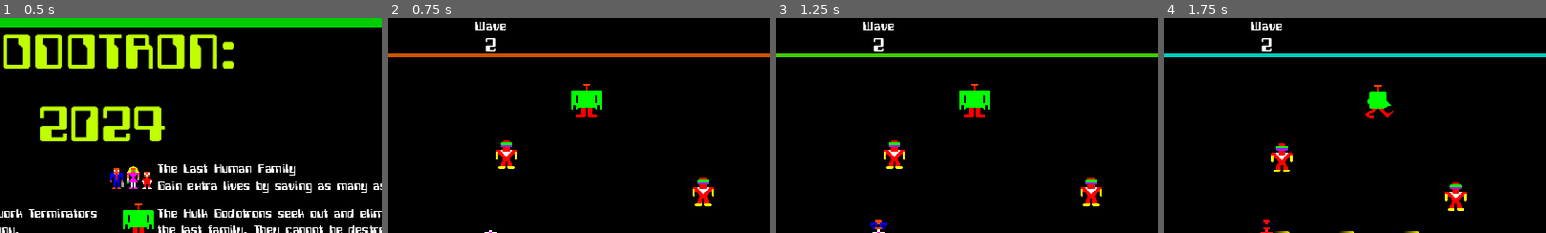
Above: before the commit, frames 1-4 (left to right).
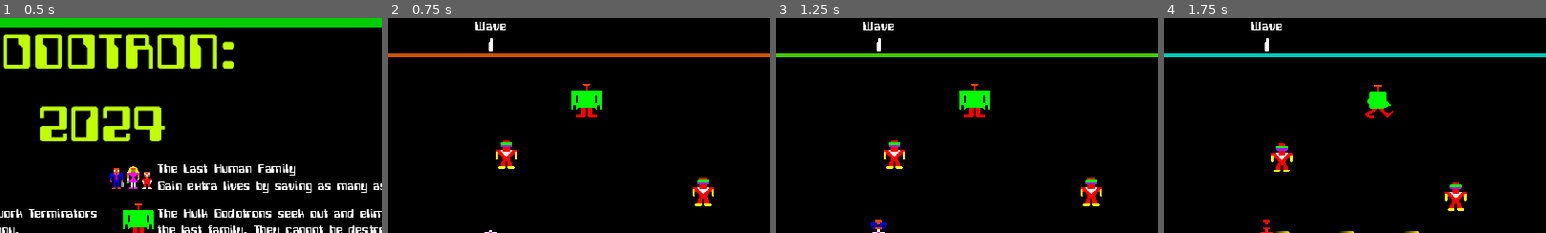
Above: after the commit, the same moments.

Repository: MonkeyCrime/Godotron
Game: Godot game, scene res://scenes/main_menu/main_menu.tscn
Two runs of this game, one before a commit and one after it. Both use one fixed random seed, a clock stepped at 60 frames per second and the inputs below.
Inputs:
- Up to frame 1 (0.5 s): no input
- Up to frame 2 (0.75 s): click "Start" at 0.5 s
- Up to frame 3 (1.25 s): no input
- Up to frame 4 (1.75 s): tap Enter at 1.25 s; hold Right (fire_right) from 1.28 s (still down)
The pictures show only the part of the screen within x 36-86%, y 0-50%; the shares and areas given below are measured in that part.

Frame 1 is identical in both runs. In frame 2, 0.1% of the frame differs, in the area x 25-29%, y 9-16%; in frame 3, 0.1%; in frame 4, 0.1%.

Commit message:
Infinite level functionality and tuning

Diff:
--- a/level_data.json
+++ b/level_data.json
@@ -3,35 +3,35 @@
 	"num_hulks":1,
 	"num_electrodes":2,
 	"num_spheroids":0,
-	"enforcer_speed":100,
+	"enforcer_speed":0,
 	"num_family":2
 	},
 	{"idle_time":0.65,"move_time":0.35,"num_grunts":8,
 	"num_hulks":3,
 	"num_electrodes":4,
 	"num_spheroids":0,
-	"enforcer_speed":100,
-	"num_family":4
+	"enforcer_speed":0,
+	"num_family":3
 	},
 	{"idle_time":0.55,"move_time":0.45,"num_grunts":12,
 	"num_hulks":5,
 	"num_electrodes":6,
 	"num_spheroids":2,
-	"enforcer_speed":150,
-	"num_family":7
+	"enforcer_speed":100,
+	"num_family":4
 	},
 	{"idle_time":0.45,"move_time":0.55,"num_grunts":16,
 	"num_hulks":7,
 	"num_electrodes":6,
-	"num_spheroids":8,
-	"enforcer_speed":200,
+	"num_spheroids":4,
+	"enforcer_speed":150,
 	"num_family":5
 	},
 	{"idle_time":0.35,"move_time":0.75,"num_grunts":20,
 	"num_hulks":5,
 	"num_electrodes":8,
-	"num_spheroids":8,
-	"enforcer_speed":250,
-	"num_family":7
+	"num_spheroids":6,
+	"enforcer_speed":200,
+	"num_family":5
 	},
 ]
--- a/level_data_endless.json
+++ b/level_data_endless.json
@@ -1,20 +1,20 @@
 [
 	{"idle_time":0.25,"move_time":0.75,"num_grunts":30,
-	"num_hulks":0,
+	"num_hulks":4,
 	"num_electrodes":5,
 	"num_spheroids":2,
 	"enforcer_speed":250,
-	"num_family":7
+	"num_family":7,
 	},
 	{"idle_time":0.25,"move_time":0.85,"num_grunts":20,
-	"num_hulks":3,
+	"num_hulks":4,
 	"num_electrodes":30,
 	"num_spheroids":4,
 	"enforcer_speed":250,
-	"num_family":5
+	"num_family":5,
 	},
 	{"idle_time":0.25,"move_time":0.95,"num_grunts":20,
-	"num_hulks":30,
+	"num_hulks":20,
 	"num_electrodes":8,
 	"num_spheroids":4,
 	"enforcer_speed":250,
@@ -22,16 +22,16 @@
 	},
 	{"idle_time":0.45,"move_time":0.55,"num_grunts":20,
 	"num_hulks":4,
-	"num_electrodes":10,
+	"num_electrodes":8,
 	"num_spheroids":10,
 	"enforcer_speed":250,
 	"num_family":5
 	},
-	{"idle_time":0.35,"move_time":0.75,"num_grunts":25,
+	{"idle_time":0.35,"move_time":0.75,"num_grunts":24,
 	"num_hulks":10,
 	"num_electrodes":10,
 	"num_spheroids":10,
 	"enforcer_speed":250,
-	"num_family":20
+	"num_family":15
 	},
 ]
--- a/scenes/main/main.gd
+++ b/scenes/main/main.gd
@@ -34,7 +34,7 @@
 
 	Events.emit_signal(Constants.EVENT_UNITS_SPAWNED)
 	Events.emit_signal(Constants.EVENT_UI_UPDATE_WAVE, {
-		"wave" : levelManager.level_display + 1
+		"wave" : levelManager.level_display
 	})
 
 
@@ -47,11 +47,6 @@
 func on_level_complete() -> void:
 	# Clean up
 	levelManager.removeAllProjectiles(self)
-
-#	if levelManager.level == levelManager.maxLevels:
-#		await SceneTransition.fade_out()
-#		get_tree().change_scene_to_file(Constants.SCENE_MAIN_MENU)
-#		await SceneTransition.fade_in()
 
 
 # Emitted by the Player instance when the "enter level" animation has completed
--- a/script/constants.gd
+++ b/script/constants.gd
@@ -41,6 +41,8 @@
 const SCENE_ENFORCER: String = "res://scenes/enforcer/enforcer.tscn"
 const SCENE_ENFORCER_BULLET: String = "res://scenes/enforcer/bullet/enforcer_bullet.tscn"
 const SCENE_FAMILY: String = "res://scenes/family/family.tscn"
+const LEVEL_STARTER: String = "res://level_data.json"
+const LEVEL_ENDLESS: String = "res://level_data_endless.json"
 
 const SPAWN_MIN_DISTANCE: float = 0.4
 const SPAWN_MAX_DISTANCE: float = 0.9
--- a/script/levelManager.gd
+++ b/script/levelManager.gd
@@ -66,10 +66,13 @@
 
 	if level_display == 0:
 		# Starting the game, load the beginner level data
-		load_level_data("res://level_data.json")
+		load_level_data(Constants.LEVEL_STARTER)
 	elif level_display == 5:
 		# On wave 5, load the endless level data
-		load_level_data("res://level_data_endless.json")
+		load_level_data(Constants.LEVEL_ENDLESS)
+
+	if level_display > 10:
+		adjust_level_difficulty()
 
 	spawnUnits(node, Enums.UnitType.FAMILY, level_data[level_index].num_family)
 	spawnUnits(node, Enums.UnitType.HULK, level_data[level_index].num_hulks)
@@ -232,3 +235,48 @@
 	if family_bonus > 5000:
 		Events.emit_signal(Constants.EVENT_PLAYER_ADD_LIVES, 1 )
 		family_bonus = 1000
+
+
+func adjust_level_difficulty():
+	match level_index:
+		0:	# grunt wave
+			level_data[level_index].num_grunts += 4
+			limit_grunts()
+		1:	# electrode wave
+			level_data[level_index].num_electrodes += 4
+			limit_electrodes()
+		2:	# hulk wave
+			level_data[level_index].num_hulks += 4
+			limit_hulks()
+		3:	#spheroid wave
+			level_data[level_index].num_spheroids += 2
+			limit_spheroids()
+		4:	# smash wave
+			level_data[level_index].num_grunts += 4
+			level_data[level_index].num_electrodes += 4
+			level_data[level_index].num_hulks += 4
+			level_data[level_index].num_spheroids += 2
+			limit_grunts()
+			limit_electrodes()
+			limit_hulks()
+			limit_spheroids()
+
+
+func limit_grunts():
+	if level_data[level_index].num_grunts > Constants.SPAWN_MAX_GRUNTS:
+		level_data[level_index].num_grunts = Constants.SPAWN_MAX_GRUNTS
+
+
+func limit_electrodes():
+	if level_data[level_index].num_electrodes > Constants.SPAWN_MAX_ELECTRODES:
+		level_data[level_index].num_electrodes = Constants.SPAWN_MAX_ELECTRODES
+
+
+func limit_hulks():
+	if level_data[level_index].num_hulks > Constants.SPAWN_MAX_HULKS:
+		level_data[level_index].num_hulks = Constants.SPAWN_MAX_HULKS
+
+
+func limit_spheroids():
+	if level_data[level_index].num_spheroids > Constants.SPAWN_MAX_SPHEROIDS:
+		level_data[level_index].num_spheroids = Constants.SPAWN_MAX_SPHEROIDS
